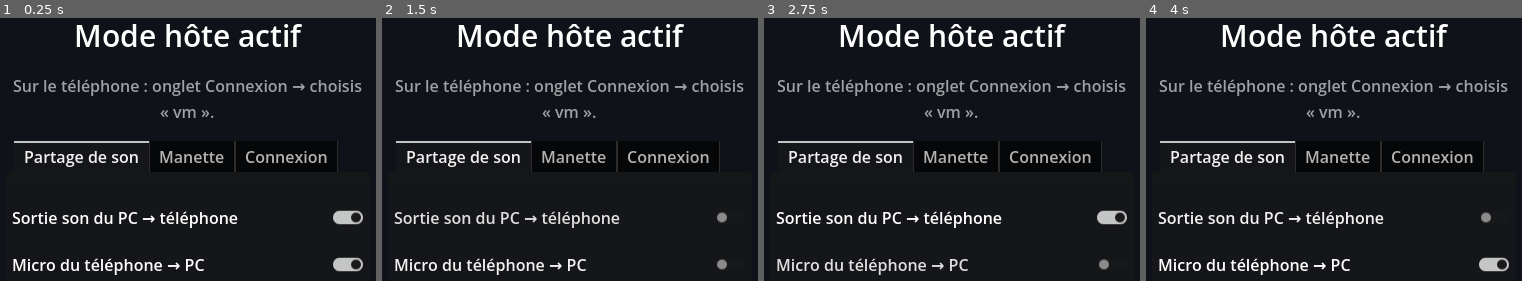
Above: before the commit, frames 1-4 (left to right).
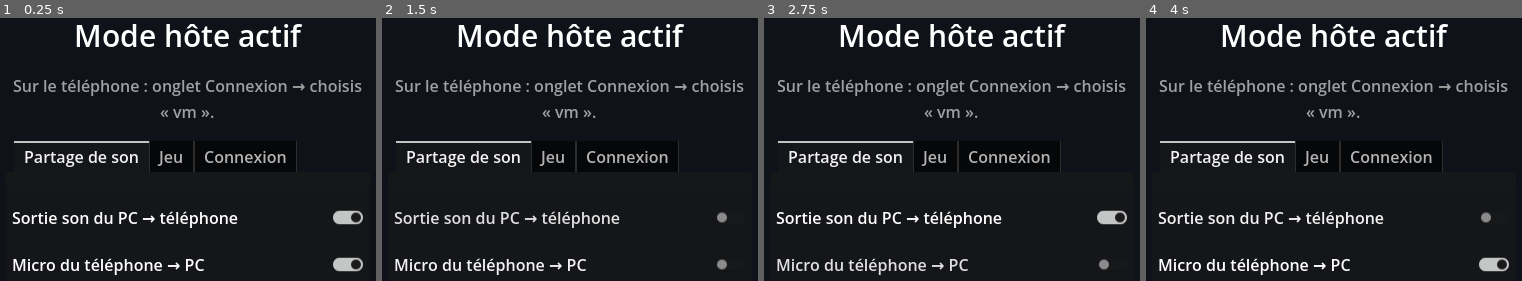
Above: after the commit, the same moments.

Repository: goodview-soft/usb-speaker
Game: Godot game, scene res://main.tscn
Two runs of this game, one before a commit and one after it. Both use one fixed random seed, a clock stepped at 60 frames per second and the inputs below.
Inputs:
- Up to frame 1 (0.25 s): no input
- Up to frame 2 (1.5 s): click "Sortie son du PC → téléphone" at 0.5 s; click "Micro du téléphone → PC" at 1.25 s
- Up to frame 3 (2.75 s): click "Sortie son du PC → téléphone" at 2 s
- Up to frame 4 (4 s): click "Micro du téléphone → PC" at 2.75 s; click "Sortie son du PC → téléphone" at 3.5 s

The runs differ from the first frame. In frame 1, 1.2% of the frame differs, in the area x 41-90%, y 46-59%; in frame 2, 1.2%; in frame 3, 1.2%; in frame 4, 1.2%.

Commit message:
Onglet Jeu > Arma Reforger > Manette / Écran (capture du chat sur « Regarder »), v1.9.0
Co-Authored-By: Claude Sonnet 5.5 <noreply@anthropic.com>

Diff:
--- a/main.gd
+++ b/main.gd
@@ -6,8 +6,8 @@
 const PORT := 5005
 const RATE := 48000
 const PKG := "fr.goodview.usbspeaker"
-const VERSION := 11  # versionCode de l'APK
-const APP_VERSION := "1.8.1"
+const VERSION := 12  # versionCode de l'APK
+const APP_VERSION := "1.9.0"
 const REPO := "goodview-soft/usb-speaker"
 const T_AUDIO := 1  # PC -> téléphone : PCM s16 stéréo 48 kHz
 const T_MIC := 2  # téléphone -> PC : PCM s16 mono
@@ -16,6 +16,8 @@
 const T_DRIVE := 6  # téléphone -> PC : 4×s16 sticks (LX LY RX RY), u8 LT, u8 RT, u16 boutons
 const BEACON_PORT := PORT + 4  # annonce des PC hôtes (UDP)
 const HOST_PORT := PORT + 5  # connexion téléphone -> PC hôte (TCP)
+const T_SHOT := 9  # PC -> téléphone : capture JPEG [flags: 1=début 2=fin] + données
+const T_SHOTREQ := 10  # téléphone -> PC : [x%, y%, largeur%, hauteur%]
 const T_PING := 7  # aller-retour (latence) : u32 ms
 const T_PONG := 8
 const T_NAME := 4  # PC -> téléphone : nom du PC (utf8)
@@ -120,6 +122,16 @@
 var host_sig := ""
 var out_peer: StreamPeerTCP
 var out_t := 0
+var shot_frame: Panel
+var shot_view: TextureRect
+var shot_prev: TextureRect
+var shot_buf := PackedByteArray()
+var shot_until := 0
+var shot_req_t := 0
+var shot_last_t := 0
+var shot_sl: Array = []
+var shot_info: Label
+var sel_prev := false
 var drive_check: CheckButton
 var sound_check: CheckButton
 var phone_sound := true
@@ -280,7 +292,7 @@
 		mic_check.text = "Micro du téléphone → PC"
 		mic_check.button_pressed = true
 		p1.add_child(mic_check)
-	_build_drive_tab()
+	_build_game_tab()
 	_build_net_tab()
 
 
@@ -327,11 +339,64 @@
 	return b
 
 
-func _build_drive_tab() -> void:
+func _build_game_tab() -> void:
+	var jeu := TabContainer.new()
+	jeu.name = "Jeu"
+	tabs.add_child(jeu)
+	var arma := TabContainer.new()
+	arma.name = "Arma Reforger"
+	jeu.add_child(arma)
+	_build_drive_tab(arma)
+	_build_screen_tab(arma)
+	if is_phone:
+		arma.tab_changed.connect(func(i): if i == 0: _open_pad(true))
+
+
+func _build_screen_tab(parent: Node) -> void:
+	var p := VBoxContainer.new()
+	p.name = "Écran"
+	p.add_theme_constant_override("separation", 10)
+	parent.add_child(p)
+	var info := Label.new()
+	info.autowrap_mode = TextServer.AUTOWRAP_WORD_SMART
+	info.modulate = Color(1, 1, 1, 0.7)
+	p.add_child(info)
+	shot_prev = TextureRect.new()
+	shot_prev.custom_minimum_size = Vector2(0, 150)
+	shot_prev.expand_mode = TextureRect.EXPAND_IGNORE_SIZE
+	shot_prev.stretch_mode = TextureRect.STRETCH_KEEP_ASPECT_CENTERED
+	if is_phone:
+		info.text = "Quand tu appuies sur « Regarder » (bouton Sel de la manette), le PC capture cette zone de son écran (par défaut en haut à gauche, le chat) et elle s'affiche dans un cadre."
+		for d in [["Position X (%)", 0, 90, 0], ["Position Y (%)", 0, 90, 0], ["Largeur (%)", 10, 100, 45],
+				["Hauteur (%)", 5, 100, 30], ["Affichage (secondes)", 2, 20, 6]]:
+			var l := Label.new()
+			l.text = d[0]
+			p.add_child(l)
+			var sl := HSlider.new()
+			sl.min_value = d[1]
+			sl.max_value = d[2]
+			sl.value = d[3]
+			sl.step = 1
+			sl.custom_minimum_size = Vector2(0, 34)
+			p.add_child(sl)
+			shot_sl.append(sl)
+		var tb := Button.new()
+		tb.text = "Tester la capture"
+		tb.custom_minimum_size = Vector2(0, 52)
+		tb.pressed.connect(func(): _request_shot(true))
+		p.add_child(tb)
+	else:
+		info.text = "Le téléphone demande des captures de l'écran de ce PC (zone choisie sur le téléphone)."
+		shot_info = Label.new()
+		p.add_child(shot_info)
+	p.add_child(shot_prev)
+
+
+func _build_drive_tab(parent: Node) -> void:
 	var p := VBoxContainer.new()
 	p.name = "Manette"
 	p.add_theme_constant_override("separation", 14)
-	tabs.add_child(p)
+	parent.add_child(p)
 	drive_info = Label.new()
 	drive_info.horizontal_alignment = HORIZONTAL_ALIGNMENT_CENTER
 	drive_info.autowrap_mode = TextServer.AUTOWRAP_WORD_SMART
@@ -343,7 +408,6 @@
 		ob.custom_minimum_size = Vector2(0, 64)
 		ob.pressed.connect(func(): _open_pad(true))
 		p.add_child(ob)
-		tabs.tab_changed.connect(func(i): if i == 1: _open_pad(true))
 		_build_pad_ui()
 	else:
 		wheel = Wheel.new()
@@ -513,13 +577,36 @@
 	bg.mouse_filter = Control.MOUSE_FILTER_IGNORE
 	pad_ui.add_child(bg)
 	add_child(pad_ui)
+	shot_frame = Panel.new()
+	shot_frame.anchor_left = 0.2
+	shot_frame.anchor_right = 0.8
+	shot_frame.anchor_top = 0.1
+	shot_frame.anchor_bottom = 0.52
+	shot_frame.mouse_filter = Control.MOUSE_FILTER_IGNORE
+	shot_frame.visible = false
+	var fsb := StyleBoxFlat.new()
+	fsb.bg_color = Color(0, 0, 0, 0.85)
+	fsb.border_color = Color("e8edf5")
+	fsb.set_border_width_all(3)
+	fsb.set_corner_radius_all(10)
+	shot_frame.add_theme_stylebox_override("panel", fsb)
+	shot_view = TextureRect.new()
+	shot_view.set_anchors_preset(Control.PRESET_FULL_RECT)
+	shot_view.offset_left = 6
+	shot_view.offset_top = 6
+	shot_view.offset_right = -6
+	shot_view.offset_bottom = -6
+	shot_view.expand_mode = TextureRect.EXPAND_IGNORE_SIZE
+	shot_view.stretch_mode = TextureRect.STRETCH_KEEP_ASPECT_CENTERED
+	shot_view.mouse_filter = Control.MOUSE_FILTER_IGNORE
+	shot_frame.add_child(shot_view)
 	var g := Color("3b4252")
 	_pz("LT", "LT", g, 0.12, 0.26, 150, 64)
 	_pz("LB", "LB", g, 0.12, 0.40, 150, 54)
 	_pz("RT", "RT", g, 0.88, 0.26, 150, 64)
 	_pz("RB", "RB", g, 0.88, 0.40, 150, 54)
-	_pz("Select", "Sel", g, 0.43, 0.42, 80, 44, 18)
-	_pz("Start", "Start", g, 0.57, 0.42, 80, 44, 18)
+	_pz("Select", "Regarder", g, 0.43, 0.42, 110, 44, 16)
+	_pz("Start", "Menu", g, 0.57, 0.42, 80, 44, 16)
 	_pz("DUp", "▲", g, 0.37, 0.60, 62, 62)
 	_pz("DDown", "▼", g, 0.37, 0.88, 62, 62)
 	_pz("DLeft", "◀", g, 0.30, 0.74, 62, 62)
@@ -555,6 +642,7 @@
 	rc.pressed.connect(func(): cal_t = 2.0)
 	inv_btn = _pbtn("Inverser", 0.72, 120)
 	inv_btn.toggle_mode = true
+	pad_ui.add_child(shot_frame)
 	pad_hint = Label.new()
 	pad_hint.anchor_left = 0.3
 	pad_hint.anchor_right = 0.7
@@ -617,6 +705,21 @@
 
 
 func _on_frame(t: int, pl: PackedByteArray) -> void:
+	if t == T_SHOT and is_phone and pl.size() >= 2:
+		if pl[0] & 1:
+			shot_buf = PackedByteArray()
+		shot_buf.append_array(pl.slice(1))
+		if pl[0] & 2:
+			var im := Image.new()
+			if im.load_jpg_from_buffer(shot_buf) == OK:
+				var tx := ImageTexture.create_from_image(im)
+				shot_view.texture = tx
+				shot_prev.texture = tx
+				shot_until = Time.get_ticks_msec() + int(shot_sl[4].value) * 1000
+		return
+	if t == T_SHOTREQ and not is_phone and pl.size() >= 4:
+		_pc_shot(pl)
+		return
 	if t == T_PING:
 		_send(T_PONG, pl)
 		return
@@ -1320,6 +1423,11 @@
 				pr[z.name] = true
 	for z in pad_zones:
 		z.modulate = Color(1.6, 1.6, 1.6) if pr.has(z.name) else Color.WHITE
+	var sel := pr.has("Select")
+	if sel and (not sel_prev or Time.get_ticks_msec() - shot_req_t > 1200):
+		_request_shot(false)
+	sel_prev = sel
+	shot_frame.visible = Time.get_ticks_msec() < shot_until
 	var lx := lstick.v.x
 	if gyro_on or cal_t > 0.0:
 		var g := Input.get_gravity()
@@ -1354,6 +1462,15 @@
 	b[9] = 255 if pr.has("RT") else 0
 	b.encode_u16(10, mask)
 	_send_pad(b)
+
+
+func _request_shot(show_prev: bool) -> void:
+	shot_req_t = Time.get_ticks_msec()
+	var b := PackedByteArray()
+	for sl in shot_sl:
+		b.append(int(sl.value))
+	b.resize(4)
+	_send(T_SHOTREQ, b)
 
 
 ## Manette : UDP (seul le dernier état compte, pas de retard cumulé) ; TCP si tunnel adb.
@@ -1429,6 +1546,55 @@
 """
 
 
+## PC : capture une zone de l'écran principal (fractions en %) et l'envoie en JPEG.
+func _grab(fx: float, fy: float, fw: float, fh: float) -> Image:
+	var scr := DisplayServer.get_primary_screen()
+	var img := DisplayServer.screen_get_image(scr)
+	var sz := DisplayServer.screen_get_size(scr)
+	if img != null and not img.is_empty():
+		sz = img.get_size()
+	var r := Rect2i(int(fx * sz.x), int(fy * sz.y), maxi(16, int(fw * sz.x)), maxi(16, int(fh * sz.y)))
+	r = r.intersection(Rect2i(Vector2i.ZERO, sz))
+	if r.size.x < 1 or r.size.y < 1:
+		return null
+	if img != null and not img.is_empty():
+		return img.get_region(r)
+	# repli : ffmpeg (X11)
+	var path := OS.get_user_data_dir() + "/usbspk_shot.png"
+	var disp := OS.get_environment("DISPLAY")
+	OS.execute("ffmpeg", ["-v", "quiet", "-y", "-f", "x11grab", "-video_size", "%dx%d" % [r.size.x, r.size.y],
+			"-i", "%s+%d,%d" % [disp if disp != "" else ":0.0", r.position.x, r.position.y], "-frames:v", "1", path])
+	var im := Image.new()
+	return im if im.load(path) == OK else null
+
+
+func _pc_shot(pl: PackedByteArray) -> void:
+	var now := Time.get_ticks_msec()
+	if now - shot_last_t < 300:
+		return
+	shot_last_t = now
+	var im := _grab(pl[0] / 100.0, pl[1] / 100.0, pl[2] / 100.0, pl[3] / 100.0)
+	if im == null:
+		if shot_info != null:
+			shot_info.text = "Capture impossible."
+		return
+	if im.get_width() > 800:
+		im.resize(800, int(im.get_height() * 800.0 / im.get_width()), Image.INTERPOLATE_BILINEAR)
+	im.convert(Image.FORMAT_RGB8)
+	var jpg := im.save_jpg_to_buffer(0.7)
+	shot_prev.texture = ImageTexture.create_from_image(im)
+	if shot_info != null:
+		shot_info.text = "Dernière capture : %dx%d, %d Ko" % [im.get_width(), im.get_height(), jpg.size() / 1024]
+	var pos := 0
+	while pos < jpg.size():
+		var n := mini(40000, jpg.size() - pos)
+		var flags := (1 if pos == 0 else 0) | (2 if pos + n >= jpg.size() else 0)
+		var c := PackedByteArray([flags])
+		c.append_array(jpg.slice(pos, pos + n))
+		_send(T_SHOT, c)
+		pos += n
+
+
 func _apply_drive(pl: PackedByteArray) -> void:
 	drive_v = [pl.decode_s16(0), pl.decode_s16(2), pl.decode_s16(4), pl.decode_s16(6), pl[8], pl[9], pl.decode_u16(10)]
 	drive_t = Time.get_ticks_msec()
Not shown, changed: export_presets.cfg
